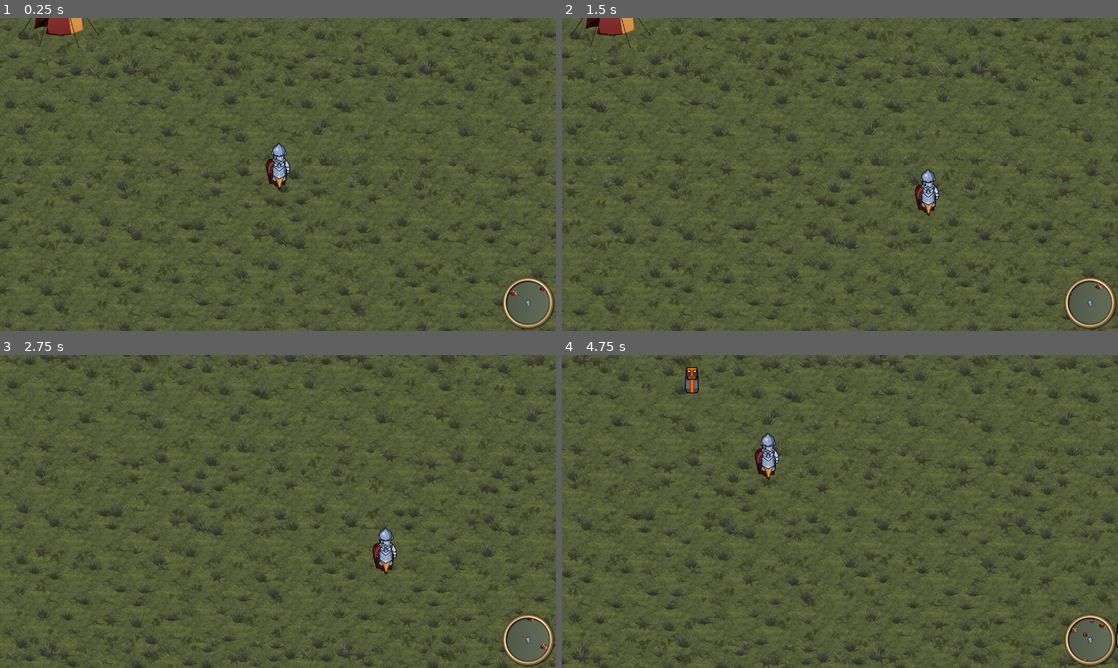
Above: before the commit, frames 1-4 (two rows, left to right).
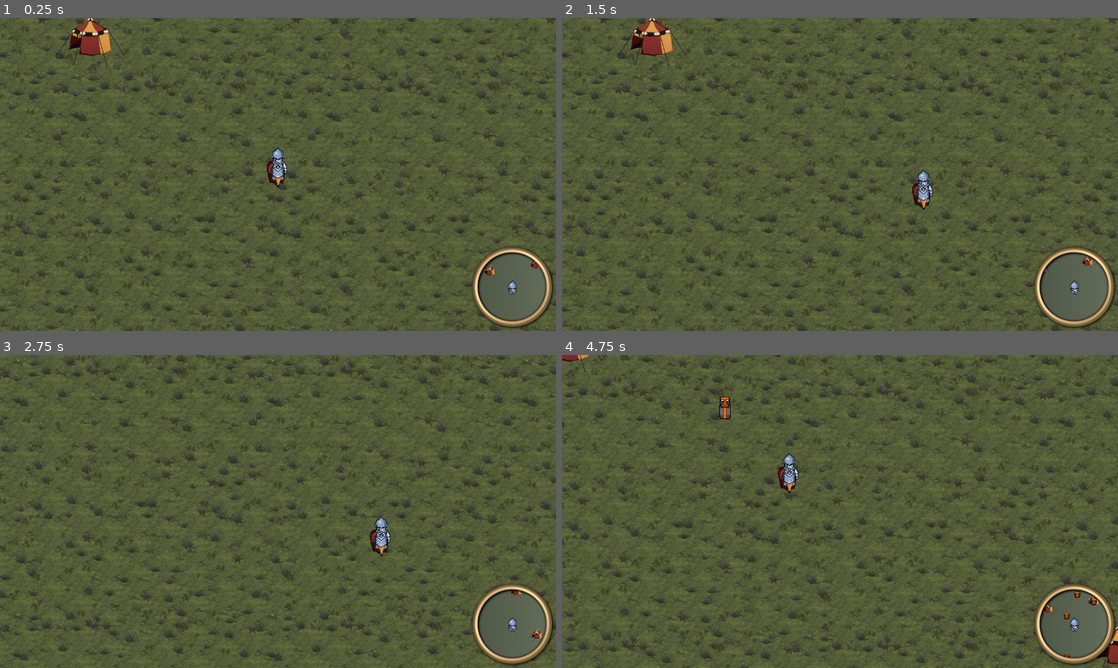
Above: after the commit, the same moments.

Repository: Razoric480/godot-minimap-demo
Game: Godot game, scene res://src/Game.tscn
Two runs of this game, one before a commit and one after it. Both use one fixed random seed, a clock stepped at 60 frames per second and the inputs below.
Inputs:
- Up to frame 1 (0.25 s): no input
- Up to frame 2 (1.5 s): tap Enter at 0.5 s; hold D (right, bound only after the commit) 0.53-1.28 s; hold S (down, bound only after the commit) from 1.28 s (still down)
- Up to frame 3 (2.75 s): release S (down, bound only after the commit) at 2.03 s; hold D (right, bound only after the commit) from 2.03 s (still down)
- Up to frame 4 (4.75 s): release D (right, bound only after the commit) at 2.78 s; hold W (up, bound only after the commit) 2.78-3.53 s; hold A (left, bound only after the commit) from 3.53 s (still down)

The runs differ from the first frame. In frame 1, 15% of the frame differs, in the area x 0-100%, y 0-100%; in frame 2, 15%; in frame 3, 15%; in frame 4, 15%.

Commit message:
Refactor code to be more organized and clean

Diff:
--- a/project/project.godot
+++ b/project/project.godot
@@ -8,20 +8,9 @@
 
 config_version=4
 
-_global_script_classes=[ {
-"base": "Camera2D",
-"class": "CamProxy",
-"language": "GDScript",
-"path": "res://src/CamProxy.gd"
-}, {
-"base": "Sprite",
-"class": "MapProxy",
-"language": "GDScript",
-"path": "res://src/MapProxy.gd"
-} ]
+_global_script_classes=[  ]
 _global_script_class_icons={
-"CamProxy": "",
-"MapProxy": ""
+
 }
 
 [application]
@@ -35,6 +24,41 @@
 window/size/width=1280
 window/size/height=720
 
+[input]
+
+left={
+"deadzone": 0.5,
+"events": [ Object(InputEventKey,"resource_local_to_scene":false,"resource_name":"","device":0,"alt":false,"shift":false,"control":false,"meta":false,"command":false,"pressed":false,"scancode":65,"unicode":0,"echo":false,"script":null)
+, Object(InputEventKey,"resource_local_to_scene":false,"resource_name":"","device":0,"alt":false,"shift":false,"control":false,"meta":false,"command":false,"pressed":false,"scancode":16777231,"unicode":0,"echo":false,"script":null)
+, Object(InputEventJoypadButton,"resource_local_to_scene":false,"resource_name":"","device":0,"button_index":14,"pressure":0.0,"pressed":false,"script":null)
+, Object(InputEventJoypadMotion,"resource_local_to_scene":false,"resource_name":"","device":0,"axis":0,"axis_value":-1.0,"script":null)
+ ]
+}
+right={
+"deadzone": 0.5,
+"events": [ Object(InputEventKey,"resource_local_to_scene":false,"resource_name":"","device":0,"alt":false,"shift":false,"control":false,"meta":false,"command":false,"pressed":false,"scancode":68,"unicode":0,"echo":false,"script":null)
+, Object(InputEventKey,"resource_local_to_scene":false,"resource_name":"","device":0,"alt":false,"shift":false,"control":false,"meta":false,"command":false,"pressed":false,"scancode":16777233,"unicode":0,"echo":false,"script":null)
+, Object(InputEventJoypadButton,"resource_local_to_scene":false,"resource_name":"","device":0,"button_index":15,"pressure":0.0,"pressed":false,"script":null)
+, Object(InputEventJoypadMotion,"resource_local_to_scene":false,"resource_name":"","device":0,"axis":0,"axis_value":1.0,"script":null)
+ ]
+}
+up={
+"deadzone": 0.5,
+"events": [ Object(InputEventKey,"resource_local_to_scene":false,"resource_name":"","device":0,"alt":false,"shift":false,"control":false,"meta":false,"command":false,"pressed":false,"scancode":87,"unicode":0,"echo":false,"script":null)
+, Object(InputEventKey,"resource_local_to_scene":false,"resource_name":"","device":0,"alt":false,"shift":false,"control":false,"meta":false,"command":false,"pressed":false,"scancode":16777232,"unicode":0,"echo":false,"script":null)
+, Object(InputEventJoypadButton,"resource_local_to_scene":false,"resource_name":"","device":0,"button_index":12,"pressure":0.0,"pressed":false,"script":null)
+, Object(InputEventJoypadMotion,"resource_local_to_scene":false,"resource_name":"","device":0,"axis":1,"axis_value":-1.0,"script":null)
+ ]
+}
+down={
+"deadzone": 0.5,
+"events": [ Object(InputEventKey,"resource_local_to_scene":false,"resource_name":"","device":0,"alt":false,"shift":false,"control":false,"meta":false,"command":false,"pressed":false,"scancode":83,"unicode":0,"echo":false,"script":null)
+, Object(InputEventKey,"resource_local_to_scene":false,"resource_name":"","device":0,"alt":false,"shift":false,"control":false,"meta":false,"command":false,"pressed":false,"scancode":16777234,"unicode":0,"echo":false,"script":null)
+, Object(InputEventJoypadButton,"resource_local_to_scene":false,"resource_name":"","device":0,"button_index":13,"pressure":0.0,"pressed":false,"script":null)
+, Object(InputEventJoypadMotion,"resource_local_to_scene":false,"resource_name":"","device":0,"axis":1,"axis_value":1.0,"script":null)
+ ]
+}
+
 [rendering]
 
 environment/default_environment="res://default_env.tres"
--- a/project/src/CamProxy.gd
+++ /dev/null
@@ -1,9 +0,0 @@
-extends Camera2D
-class_name CamProxy
-
-
-var master_cam: Camera2D
-
-
-func _process(delta: float) -> void:
-	global_position = master_cam.global_position
--- a/project/src/Enemy.gd
+++ b/project/src/Enemy.gd
@@ -2,26 +2,22 @@
 
 
 export var speed := 350.0
+export var max_distance_from_player := 200.0
 
 onready var player: Node2D = get_tree().get_nodes_in_group("Player")[0]
 
 
 func _ready() -> void:
-	var map_viewport: Viewport = get_tree().root.find_node("Minimap", true, false)
-	var icon := MapProxy.new()
-	icon.mirror_master = self
-	icon.texture = $Head.texture
-	icon.region_rect = $Head.region_rect
-	icon.region_enabled = true
-	icon.scale *= 3.5
-	map_viewport.add_child(icon)
+	var map_viewport: Viewport = get_tree().get_nodes_in_group("Map")[0]
+	map_viewport.add_sprite_clone(self, $Head, 3.5)
 
 
 func _physics_process(delta: float) -> void:
 	var player_pos := player.global_position
 	var pos := global_position
 	var to_player := (player_pos - pos)
+
 	var distance := to_player.length()
-	if distance > 200:
+	if distance > max_distance_from_player:
 		var velocity := to_player.normalized() * speed
 		move_and_slide(velocity)
--- a/project/src/Game.tscn
+++ b/project/src/Game.tscn
@@ -1,59 +1,63 @@
-[gd_scene load_steps=8 format=2]
+[gd_scene load_steps=9 format=2]
 
 [ext_resource path="res://src/World.tscn" type="PackedScene" id=1]
 [ext_resource path="res://assets/ring.png" type="Texture" id=2]
 [ext_resource path="res://assets/Circle.png" type="Texture" id=3]
+[ext_resource path="res://src/Minimap/MinimapManager.gd" type="Script" id=4]
 
-[sub_resource type="Gradient" id=3]
+[sub_resource type="Gradient" id=1]
 colors = PoolColorArray( 0.146118, 0.164063, 0.149763, 1, 0.403863, 0.445313, 0.358337, 1 )
 
-[sub_resource type="GradientTexture" id=4]
-gradient = SubResource( 3 )
+[sub_resource type="GradientTexture" id=2]
+gradient = SubResource( 1 )
 
-[sub_resource type="CanvasItemMaterial" id=1]
+[sub_resource type="CanvasItemMaterial" id=3]
 light_mode = 2
 
-[sub_resource type="ViewportTexture" id=2]
+[sub_resource type="ViewportTexture" id=4]
 viewport_path = NodePath("Minimap")
 
 [node name="Game" type="Node"]
 
 [node name="World" parent="." instance=ExtResource( 1 )]
 
-[node name="Minimap" type="Viewport" parent="."]
+[node name="Minimap" type="Viewport" parent="." groups=[
+"Map",
+]]
 size = Vector2( 1280, 720 )
 handle_input_locally = false
+script = ExtResource( 4 )
 
-[node name="CanvasLayer" type="CanvasLayer" parent="Minimap"]
+[node name="BackgroundLayer" type="CanvasLayer" parent="Minimap"]
 layer = -1
 
-[node name="Sprite" type="Sprite" parent="Minimap/CanvasLayer"]
+[node name="Background" type="Sprite" parent="Minimap/BackgroundLayer"]
 scale = Vector2( 1, 2048 )
-texture = SubResource( 4 )
+texture = SubResource( 2 )
 
-[node name="CanvasLayer" type="CanvasLayer" parent="."]
+[node name="GUILayer" type="CanvasLayer" parent="."]
 
-[node name="MarginContainer" type="MarginContainer" parent="CanvasLayer"]
+[node name="MarginContainer" type="MarginContainer" parent="GUILayer"]
 anchor_left = 1.0
 anchor_top = 1.0
 anchor_right = 1.0
 anchor_bottom = 1.0
-margin_left = -128.0
-margin_top = -128.0
+margin_left = -200.0
+margin_top = -200.0
 __meta__ = {
 "_edit_use_anchors_": false
 }
 
-[node name="CenterContainer" type="CenterContainer" parent="CanvasLayer/MarginContainer"]
-margin_right = 128.0
-margin_bottom = 128.0
+[node name="MinimapStack" type="CenterContainer" parent="GUILayer/MarginContainer"]
+margin_right = 200.0
+margin_bottom = 200.0
 
-[node name="ViewportTex" type="TextureRect" parent="CanvasLayer/MarginContainer/CenterContainer"]
-material = SubResource( 1 )
-margin_right = 128.0
-margin_bottom = 128.0
-rect_min_size = Vector2( 128, 128 )
-texture = SubResource( 2 )
+[node name="ViewportTex" type="TextureRect" parent="GUILayer/MarginContainer/MinimapStack"]
+material = SubResource( 3 )
+margin_right = 200.0
+margin_bottom = 200.0
+rect_min_size = Vector2( 200, 200 )
+texture = SubResource( 4 )
 expand = true
 stretch_mode = 7
 flip_v = true
@@ -61,17 +65,17 @@
 "_edit_use_anchors_": false
 }
 
-[node name="MinimapRing" type="TextureRect" parent="CanvasLayer/MarginContainer/CenterContainer"]
-margin_right = 128.0
-margin_bottom = 128.0
-rect_min_size = Vector2( 128, 128 )
+[node name="Ring" type="TextureRect" parent="GUILayer/MarginContainer/MinimapStack"]
+margin_right = 200.0
+margin_bottom = 200.0
+rect_min_size = Vector2( 200, 200 )
 texture = ExtResource( 2 )
 expand = true
 stretch_mode = 6
 
-[node name="CircleMask" type="Light2D" parent="CanvasLayer/MarginContainer"]
-position = Vector2( 64, 64 )
-scale = Vector2( 1.1, 1.1 )
+[node name="CircleMask" type="Light2D" parent="GUILayer/MarginContainer"]
+position = Vector2( 100, 100 )
+scale = Vector2( 1.8, 1.8 )
 texture = ExtResource( 3 )
 mode = 2
 range_layer_min = 1
--- /dev/null
+++ b/project/src/Minimap/CameraProxy.gd
@@ -0,0 +1,9 @@
+extends "Proxy.gd"
+
+
+var camera: Camera2D
+
+
+func _ready() -> void:
+	if camera:
+		add_child(camera)
--- /dev/null
+++ b/project/src/Minimap/MinimapManager.gd
@@ -0,0 +1,40 @@
+extends Viewport
+
+
+var SpriteProxy := preload("SpriteProxy.gd")
+var CameraProxy := preload("CameraProxy.gd")
+
+
+func add_sprite_clone(clone_master: Node2D, original_sprite: Sprite, map_scale: float) -> void:
+	var sprite_proxy := SpriteProxy.new()
+	sprite_proxy.mirror_master = clone_master
+	sprite_proxy.global_position = clone_master.global_position
+
+	var new_sprite := Sprite.new()
+	sprite_proxy.sprite = new_sprite
+
+	new_sprite.region_enabled = original_sprite.region_enabled
+	new_sprite.region_rect = original_sprite.region_rect
+	new_sprite.texture = original_sprite.texture
+	new_sprite.scale = Vector2(map_scale, map_scale)
+
+	add_child(sprite_proxy)
+
+
+func add_camera_clone(clone_master: Camera2D, map_zoom: float) -> void:
+	for child in get_children():
+		if child is CameraProxy:
+			printerr("Minimap already contains a camera")
+			return
+
+	var cam_proxy := CameraProxy.new()
+	cam_proxy.mirror_master = clone_master
+	cam_proxy.global_position = clone_master.global_position
+
+	var new_camera := Camera2D.new()
+	new_camera.current = true
+	new_camera.zoom = Vector2(map_zoom, map_zoom)
+
+	cam_proxy.camera = new_camera
+
+	add_child(cam_proxy)
--- a/project/src/MapProxy.gd
+++ b/project/src/Minimap/Proxy.gd
@@ -1,5 +1,4 @@
-extends Sprite
-class_name MapProxy
+extends Node2D
 
 
 var mirror_master: Node2D
--- /dev/null
+++ b/project/src/Minimap/SpriteProxy.gd
@@ -0,0 +1,9 @@
+extends "Proxy.gd"
+
+
+var sprite: Sprite
+
+
+func _ready() -> void:
+	if sprite:
+		add_child(sprite)
--- a/project/src/Player.gd
+++ b/project/src/Player.gd
@@ -3,48 +3,42 @@
 
 export var speed := 350.0
 
-var top_left := Vector2.ZERO
-var bottom_right := Vector2.ZERO
+var map_top_left := Vector2.ZERO
+var map_bottom_right := Vector2.ZERO
 
 onready var camera := $Camera2D
 
 
 func _ready() -> void:
-	top_left.x = camera.limit_left
-	top_left.y = camera.limit_top
-	bottom_right.x = camera.limit_right
-	bottom_right.y = camera.limit_bottom
+	map_top_left = Vector2(camera.limit_left, camera.limit_top)
+	map_bottom_right = Vector2(camera.limit_right, camera.limit_bottom)
 
-	var map_viewport: Viewport = get_tree().root.find_node("Minimap", true, false)
-	var icon := MapProxy.new()
-	icon.mirror_master = self
-	icon.texture = $Head.texture
-	icon.region_rect = $Head.region_rect
-	icon.region_enabled = true
-	icon.scale *= 3.5
-	map_viewport.add_child(icon)
-
-	var cam_proxy := CamProxy.new()
-	cam_proxy.master_cam = $Camera2D
-	map_viewport.add_child(cam_proxy)
-	cam_proxy.current = true
-	cam_proxy.zoom = Vector2(4,4)
+	var map_viewport: Viewport = get_tree().get_nodes_in_group("Map")[0]
+	map_viewport.add_sprite_clone(self, $Head, 4.5)
+	map_viewport.add_camera_clone($Camera2D, 4)
 
 
 func _physics_process(delta: float) -> void:
-	var movement := Vector2(
-			(-1 if Input.is_key_pressed(KEY_A) else 0 + 1 if Input.is_key_pressed(KEY_D) else 0),
-			(-1 if Input.is_key_pressed(KEY_W) else 0 + 1 if Input.is_key_pressed(KEY_S) else 0))
+	var movement := _get_movement()
 
 	var velocity := movement * speed
+
 	if (
-			global_position.x + velocity.x < top_left.x or
-			global_position.x + velocity.x > bottom_right.x):
+			global_position.x + velocity.x < map_top_left.x or
+			global_position.x + velocity.x > map_bottom_right.x):
 		velocity.x = 0
 
 	if (
-			global_position.y + velocity.y < top_left.y or
-			global_position.y + velocity.y > bottom_right.y):
+			global_position.y + velocity.y < map_top_left.y or
+			global_position.y + velocity.y > map_bottom_right.y):
 		velocity.y = 0
 
 	move_and_slide(velocity)
+
+
+func _get_movement() -> Vector2:
+	var movement := Vector2(
+			Input.get_action_strength("right") - Input.get_action_strength("left"),
+			Input.get_action_strength("down") - Input.get_action_strength("up")
+	)
+	return movement
--- a/project/src/Player.tscn
+++ b/project/src/Player.tscn
@@ -1,12 +1,12 @@
-[gd_scene load_steps=3 format=2]
+[gd_scene load_steps=4 format=2]
 
 [ext_resource path="res://src/Player.gd" type="Script" id=1]
+[ext_resource path="res://assets/SwordTwoHandedBack.png" type="Texture" id=2]
 
 [sub_resource type="CircleShape2D" id=1]
 radius = 32.0
 
 [node name="Player" type="KinematicBody2D"]
-position = Vector2( 512, 300 )
 script = ExtResource( 1 )
 
 [node name="CollisionShape2D" type="CollisionShape2D" parent="."]
@@ -14,6 +14,7 @@
 
 [node name="Camera2D" type="Camera2D" parent="."]
 current = true
+zoom = Vector2( 1.75, 1.75 )
 limit_left = -1534
 limit_top = -1745
 limit_right = 2558
@@ -24,3 +25,16 @@
 smoothing_enabled = true
 drag_margin_left = 0.3
 drag_margin_right = 0.3
+
+[node name="Body" type="Sprite" parent="."]
+position = Vector2( -4.287, 0 )
+texture = ExtResource( 2 )
+region_enabled = true
+region_rect = Rect2( 22, 146, 83, 108 )
+
+[node name="Head" type="Sprite" parent="."]
+position = Vector2( 0, -70 )
+scale = Vector2( 0.75, 0.75 )
+texture = ExtResource( 2 )
+region_enabled = true
+region_rect = Rect2( 30, 8, 72, 103 )
--- a/project/src/Spawn.gd
+++ b/project/src/Spawn.gd
@@ -9,11 +9,8 @@
 	timer.connect("timeout", self, "_on_Timer_timeout")
 	timer.start()
 
-	var map_viewport: Viewport = get_tree().root.find_node("Minimap", true, false)
-	var icon := MapProxy.new()
-	icon.mirror_master = self
-	icon.texture = texture
-	map_viewport.add_child(icon)
+	var map_viewport: Viewport = get_tree().get_nodes_in_group("Map")[0]
+	map_viewport.add_sprite_clone(self, self, 1)
 
 
 func _on_Timer_timeout() -> void:
--- a/project/src/World.tscn
+++ b/project/src/World.tscn
@@ -1,9 +1,8 @@
-[gd_scene load_steps=8 format=2]
+[gd_scene load_steps=7 format=2]
 
 [ext_resource path="res://assets/Grass.jpg" type="Texture" id=1]
 [ext_resource path="res://assets/BackgroundSprites_1.png" type="Texture" id=2]
 [ext_resource path="res://src/Player.tscn" type="PackedScene" id=3]
-[ext_resource path="res://assets/SwordTwoHandedBack.png" type="Texture" id=4]
 [ext_resource path="res://src/Tent.tscn" type="PackedScene" id=5]
 [ext_resource path="res://src/World.gd" type="Script" id=6]
 [ext_resource path="res://src/Enemy.tscn" type="PackedScene" id=7]
@@ -12,13 +11,13 @@
 script = ExtResource( 6 )
 enemy_scene = ExtResource( 7 )
 
-[node name="Background" type="Sprite" parent="."]
+[node name="Grass" type="Sprite" parent="."]
 position = Vector2( 512, 300 )
 texture = ExtResource( 1 )
 region_enabled = true
 region_rect = Rect2( 0, 0, 5427, 4260 )
 
-[node name="Doodads" type="Sprite" parent="."]
+[node name="Tufts" type="Sprite" parent="."]
 position = Vector2( 512, 300 )
 texture = ExtResource( 2 )
 region_enabled = true
@@ -27,54 +26,34 @@
 [node name="Player" parent="." groups=[
 "Player",
 ] instance=ExtResource( 3 )]
+position = Vector2( 512, 300 )
 speed = 450.0
 
-[node name="Camera2D" parent="Player" index="1"]
-zoom = Vector2( 1.5, 1.5 )
-limit_left = -2199
-limit_top = -1830
-limit_right = 3225
-limit_bottom = 2427
-drag_margin_top = 0.3
-drag_margin_bottom = 0.3
+[node name="Tents" type="Node2D" parent="."]
 
-[node name="Body" type="Sprite" parent="Player"]
-texture = ExtResource( 4 )
-region_enabled = true
-region_rect = Rect2( 22, 146, 83, 108 )
-
-[node name="Head" type="Sprite" parent="Player"]
-position = Vector2( 3.408, -71.009 )
-scale = Vector2( 0.75, 0.75 )
-texture = ExtResource( 4 )
-region_enabled = true
-region_rect = Rect2( 30, 8, 72, 103 )
-
-[node name="Tent" parent="." instance=ExtResource( 5 )]
+[node name="Tent" parent="Tents" instance=ExtResource( 5 )]
 position = Vector2( -243.875, -252.284 )
 
-[node name="Tent2" parent="." instance=ExtResource( 5 )]
+[node name="Tent2" parent="Tents" instance=ExtResource( 5 )]
 position = Vector2( 1282.45, -483.545 )
 
-[node name="Tent3" parent="." instance=ExtResource( 5 )]
+[node name="Tent3" parent="Tents" instance=ExtResource( 5 )]
 position = Vector2( -1286.65, -1177.33 )
 
-[node name="Tent4" parent="." instance=ExtResource( 5 )]
+[node name="Tent4" parent="Tents" instance=ExtResource( 5 )]
 position = Vector2( 2435.65, -1454.46 )
 
-[node name="Tent5" parent="." instance=ExtResource( 5 )]
+[node name="Tent5" parent="Tents" instance=ExtResource( 5 )]
 position = Vector2( 679.981, -1363.17 )
 
-[node name="Tent6" parent="." instance=ExtResource( 5 )]
+[node name="Tent6" parent="Tents" instance=ExtResource( 5 )]
 position = Vector2( -1138.89, 1010.5 )
 
-[node name="Tent7" parent="." instance=ExtResource( 5 )]
+[node name="Tent7" parent="Tents" instance=ExtResource( 5 )]
 position = Vector2( 97.0986, 1867.27 )
 
-[node name="Tent8" parent="." instance=ExtResource( 5 )]
+[node name="Tent8" parent="Tents" instance=ExtResource( 5 )]
 position = Vector2( 2590.15, 2070.92 )
 
-[node name="Tent9" parent="." instance=ExtResource( 5 )]
+[node name="Tent9" parent="Tents" instance=ExtResource( 5 )]
 position = Vector2( 1972.15, 968.363 )
-
-[editable path="Player"]
--- a/project/src/sheet.tres
+++ /dev/null
@@ -1,74 +0,0 @@
-[gd_resource type="TileSet" load_steps=2 format=2]
-
-[sub_resource type="StreamTexture" id=1]
-flags = 4
-load_path = "res://.import/sheet.png-52111e7c2e2807483471611e5c60b505.stex"
-
-[resource]
-0/name = "water grass"
-0/texture = SubResource( 1 )
-0/tex_offset = Vector2( 0, 0 )
-0/modulate = Color( 1, 1, 1, 1 )
-0/region = Rect2( 0, 96, 112, 96 )
-0/tile_mode = 1
-0/autotile/bitmask_mode = 0
-0/autotile/bitmask_flags = [ Vector2( 0, 0 ), 69, Vector2( 0, 1 ), 65, Vector2( 0, 5 ), 321, Vector2( 1, 1 ), 256, Vector2( 1, 2 ), 4, Vector2( 1, 3 ), 257, Vector2( 1, 4 ), 68, Vector2( 1, 5 ), 320, Vector2( 2, 1 ), 64, Vector2( 2, 2 ), 1, Vector2( 2, 3 ), 68, Vector2( 2, 4 ), 257, Vector2( 4, 0 ), 5, Vector2( 5, 0 ), 261, Vector2( 5, 4 ), 260, Vector2( 5, 5 ), 324, Vector2( 6, 0 ), 325 ]
-0/autotile/icon_coordinate = Vector2( 2, 1 )
-0/autotile/tile_size = Vector2( 16, 16 )
-0/autotile/spacing = 0
-0/autotile/occluder_map = [  ]
-0/autotile/navpoly_map = [  ]
-0/autotile/priority_map = [  ]
-0/autotile/z_index_map = [  ]
-0/occluder_offset = Vector2( 0, 0 )
-0/navigation_offset = Vector2( 0, 0 )
-0/shapes = [  ]
-0/z_index = 0
-1/name = "water"
-1/texture = SubResource( 1 )
-1/tex_offset = Vector2( 0, 0 )
-1/modulate = Color( 1, 1, 1, 1 )
-1/region = Rect2( 48, 112, 16, 16 )
-1/tile_mode = 0
-1/occluder_offset = Vector2( 0, 0 )
-1/navigation_offset = Vector2( 0, 0 )
-1/shapes = [  ]
-1/z_index = 0
-2/name = "water dirt"
-2/texture = SubResource( 1 )
-2/tex_offset = Vector2( 0, 0 )
-2/modulate = Color( 1, 1, 1, 1 )
-2/region = Rect2( 64, 64, 144, 128 )
-2/tile_mode = 1
-2/autotile/bitmask_mode = 0
-2/autotile/bitmask_flags = [ Vector2( 0, 0 ), 325, Vector2( 3, 2 ), 69, Vector2( 3, 3 ), 65, Vector2( 3, 7 ), 321, Vector2( 4, 3 ), 256, Vector2( 4, 4 ), 4, Vector2( 4, 5 ), 257, Vector2( 4, 6 ), 68, Vector2( 4, 7 ), 320, Vector2( 5, 3 ), 64, Vector2( 5, 4 ), 1, Vector2( 5, 5 ), 68, Vector2( 5, 6 ), 257, Vector2( 7, 2 ), 5, Vector2( 8, 2 ), 261, Vector2( 8, 6 ), 260, Vector2( 8, 7 ), 324 ]
-2/autotile/icon_coordinate = Vector2( 5, 3 )
-2/autotile/tile_size = Vector2( 16, 16 )
-2/autotile/spacing = 0
-2/autotile/occluder_map = [  ]
-2/autotile/navpoly_map = [  ]
-2/autotile/priority_map = [  ]
-2/autotile/z_index_map = [  ]
-2/occluder_offset = Vector2( 0, 0 )
-2/navigation_offset = Vector2( 0, 0 )
-2/shapes = [  ]
-2/z_index = 0
-3/name = "dirt grass"
-3/texture = SubResource( 1 )
-3/tex_offset = Vector2( 0, 0 )
-3/modulate = Color( 1, 1, 1, 1 )
-3/region = Rect2( 0, 0, 112, 112 )
-3/tile_mode = 1
-3/autotile/bitmask_mode = 0
-3/autotile/bitmask_flags = [ Vector2( 0, 0 ), 69, Vector2( 0, 1 ), 65, Vector2( 0, 5 ), 321, Vector2( 1, 1 ), 256, Vector2( 1, 2 ), 4, Vector2( 1, 3 ), 257, Vector2( 1, 4 ), 68, Vector2( 1, 5 ), 320, Vector2( 2, 1 ), 64, Vector2( 2, 2 ), 1, Vector2( 2, 3 ), 68, Vector2( 2, 4 ), 257, Vector2( 4, 0 ), 5, Vector2( 5, 0 ), 261, Vector2( 5, 4 ), 260, Vector2( 5, 5 ), 324, Vector2( 6, 6 ), 325 ]
-3/autotile/icon_coordinate = Vector2( 0, 0 )
-3/autotile/tile_size = Vector2( 16, 16 )
-3/autotile/spacing = 0
-3/autotile/occluder_map = [  ]
-3/autotile/navpoly_map = [  ]
-3/autotile/priority_map = [  ]
-3/autotile/z_index_map = [  ]
-3/occluder_offset = Vector2( 0, 0 )
-3/navigation_offset = Vector2( 0, 0 )
-3/shapes = [  ]
-3/z_index = 0
